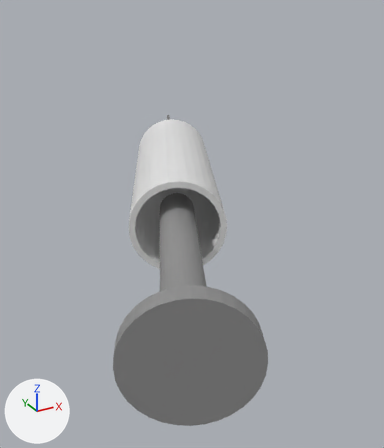
A saved change to the FBX model Assets/Models/needle.fbx.
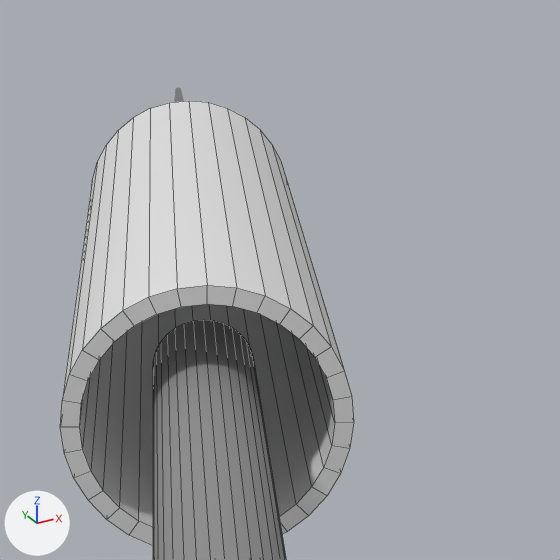
There are two pictures of each version: one whole from a camera (50 mm lens) standing at (0.3104, -0.0016, 0.7809) and looking at (0.4348, 0.2246, 0.6678), one close up on the part from 28% to 77% of the width and 19% to 61% of the height. Every picture has the same lights, and +X, +Y and +Z are marked at lower left. The first two pictures are the older version. The close-ups show mesh edges as thin lines. Where no turn or scale is listed for an object, it has been applied to the vertices.

Objects in the first close-up: 'column2', 'syringe' and 1 more.
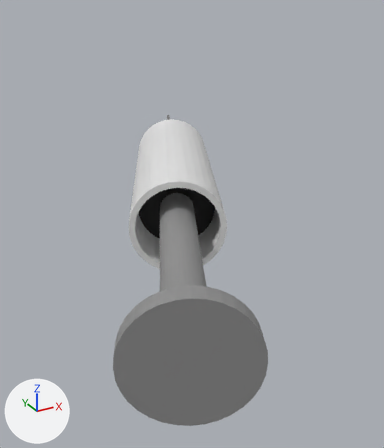
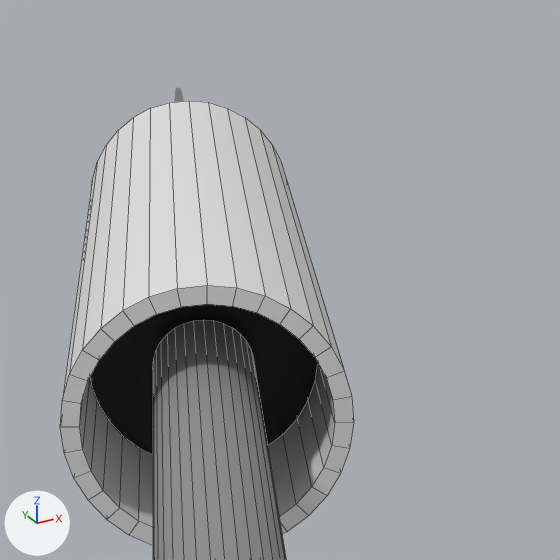
The change, as JSON lines over the scene's bpy script:
```json
{"op": "add", "block": "mat_材质_006", "code": ["mat_材质_006 = principled_material('材质.006')", "mat_材质_006.base_color = (0.0, 0.0, 0.0)  # black #000000"]}
{"op": "add", "block": "me_柱体_001", "code": ["me_柱体_001 = bpy.data.meshes.new('柱体.001')", "me_柱体_001.from_pydata(...)  # 64 vertices, 34 faces; spans x -0.0173..0.0173, y -0.011..0.011, z -0.0174..0.0174", "me_柱体_001.materials.append(mat_材质_006)  # black #000000"]}
{"op": "add", "block": "ob_column", "code": ["ob_column = bpy.data.objects.new('column', me_柱体_001)", "ob_column.location = (0.4134, 0.2006, 0.6914)"]}
```

Boxes (x1, y1, x2, y2) around the edits, measured in the close-ups (560 x 560 px):
```json
{"object": "column", "change": "added", "after": [90, 304, 317, 455], "on screen": "black"}
```
